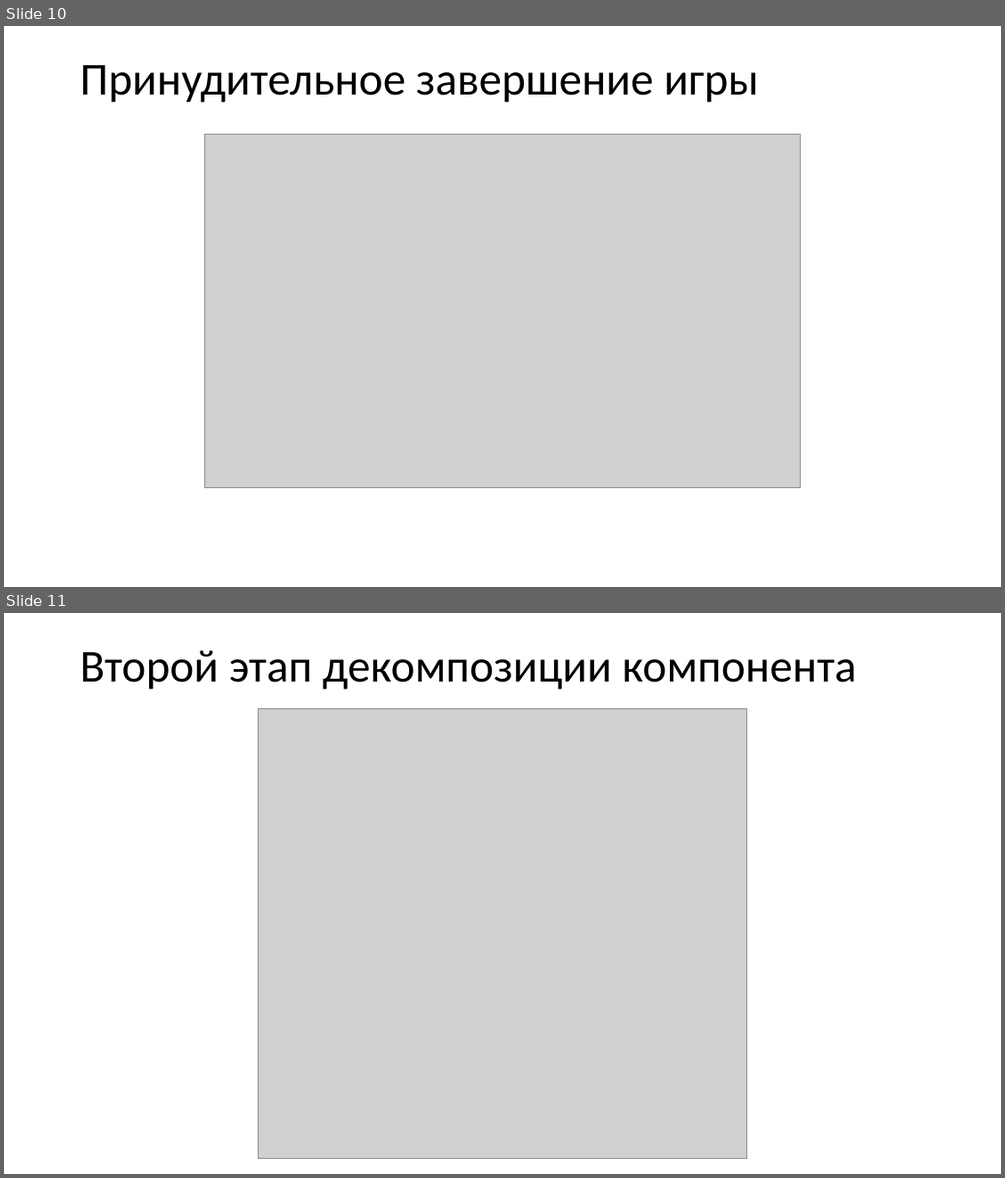
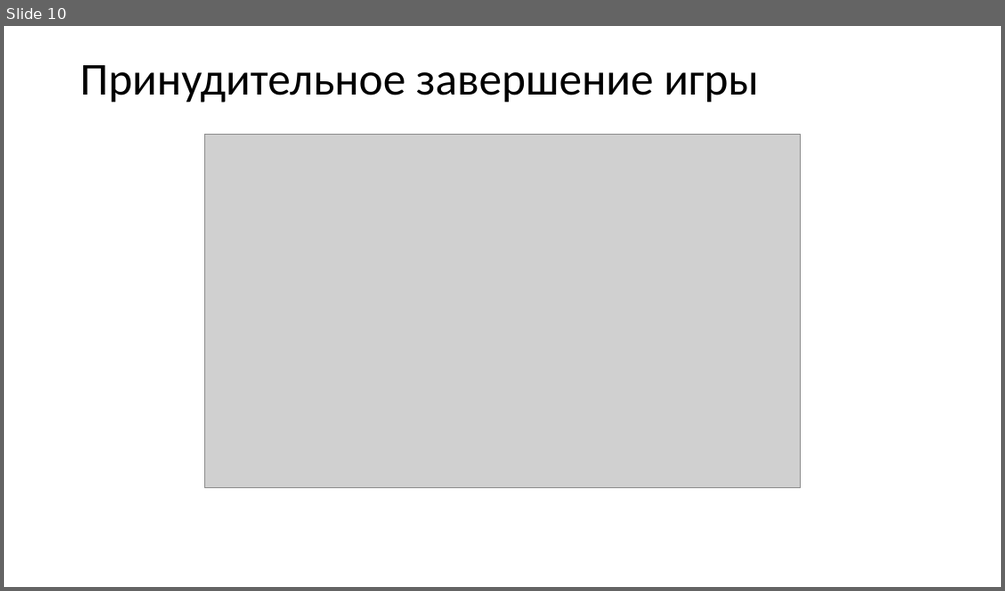
Before and after one commit to 1NiKuz1/snake, a slide deck: выступление/Презентация к курсовому проекту.pptx. Shown one above the other, each under a label of ours: slides 10 and 11 before the commit, slide 10 after it. The pictures are 1005x1178 and 1005x591 pixels, drawn with LibreOffice and Linux fonts; fonts in the diff are those of the drawing; grey boxes stand for pictures. Boxes give left, top, right and bottom in pixels: in the first picture for what was removed or moved away, otherwise in the second. Text is boxed around its words. In the diff, an @@ line names an element or a change of style, - is before the commit and + after.

```diff
--- a/выступление/Презентация к курсовому проекту.pptx
+++ b/выступление/Презентация к курсовому проекту.pptx
@@ slide 11 removed at (4,613,1001,1174), background #FFFFFF @@
@@ title removed at (80,650,856,690) @@
-Второй этап декомпозиции компонента
@@ picture removed at (259,709,747,1159) @@
```
Also in this commit, not shown: 1 slide changed, 4 slides added, 2 other slides removed, 3 other files.
